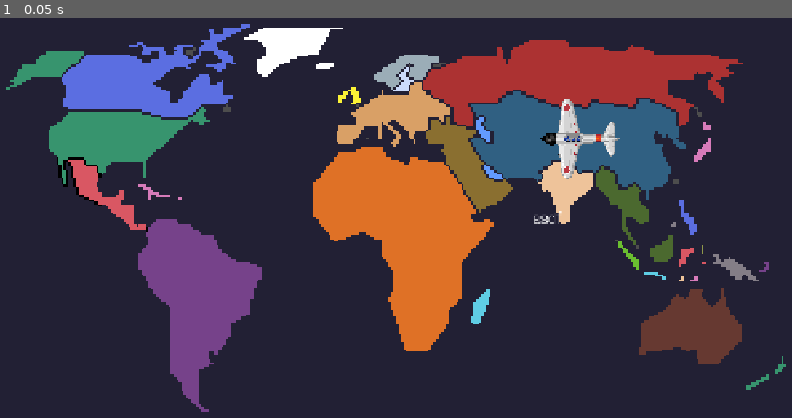
Above: before the commit, frame 1.
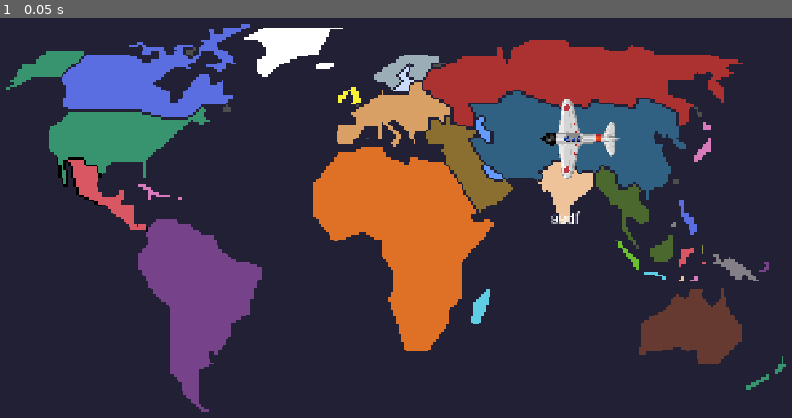
Above: after the commit, the same moment.

Repository: injust90/mnemosyne
Game: Godot game, scene res://scenes/main.tscn
The game is run twice, just before and just after one commit, with the same random seed, the same clock (stepped at 60 frames per second) and the same inputs.
Inputs:
- Up to frame 1 (0.05 s): no input

The runs differ from the first frame. In frame 1, less than 0.1% of the frame differs, in the area x 67-74%, y 48-52%.

Commit message:
Worked on the 2nd tutorial, but some code is still not working.

Diff:
--- a/scenes/Main.gd
+++ /dev/null
@@ -1,46 +0,0 @@
-extends Node2D
-
-@onready var enemy_container = $EnemyContainer
-
-# var to "lock in" to the desired enemy
-var active_enemy = null
-var current_letter_index: int = -1
-
-func find_new_active_enemy(typed_character: String):
-	# Go through and if enemy's prompt is equal, set to enemy found
-	for enemy in enemy_container.get_children():
-		var prompt = enemy.get_prompt()
-		var next_character = prompt.substr(0, 1).to_lower()
-		# var next_character = prompt.substr(0, 1)
-		# Is the character is the same one that was typed?
-		#if prompt.substr(0, 1).to_lower() == typed_character.to_lower():
-			#print("Found new enemy that starts with %s" % next_character)
-			#active_enemy = enemy
-		if next_character == typed_character.to_lower():
-			current_letter_index = 1
-			print("Found new enemy that starts with %s" % next_character)
-			active_enemy = enemy
-func _unhandled_input(event: InputEvent) -> void:
-	# only fires when we get input and the key is pressed to prevent held down keystrokes
-	if event is InputEventKey and not event.is_pressed():
-		# use this variable for better autocompletion
-		var typed_event = event as InputEventKey
-		# get the letter the user types
-		var key_typed: String = typed_event.as_text_keycode().to_lower()
-
-		# find an active enemy
-		if active_enemy == null:
-			find_new_active_enemy(key_typed)
-		else:
-			var prompt = active_enemy.get_prompt()
-			var next_character = prompt.substr(current_letter_index, 1)
-			if key_typed == next_character:
-				print("successfully typed %s" % key_typed)
-				current_letter_index += 1
-				# Resets our enemy
-				if current_letter_index == prompt.length():
-					print("DONE!")
-					active_enemy.queue_free()
-					active_enemy = null
-			else:
-				print("Incorrectly typed %s instead of %s" % [key_typed, next_character])
--- a/scenes/enemy.gd
+++ /dev/null
@@ -1,7 +0,0 @@
-extends Sprite2D
-
-@onready var prompt = $RichTextLabel
-# @onready var prompt_text = prompt.text
-
-func get_prompt() -> String:
-	return prompt.text
--- a/scenes/main.tscn
+++ b/scenes/main.tscn
@@ -1,10 +1,10 @@
 [gd_scene format=3 uid="uid://ddx2d6e22wiex"]
 
-[ext_resource type="Script" uid="uid://cld78750og8jp" path="res://scenes/Main.gd" id="1_jyhfs"]
+[ext_resource type="Script" uid="uid://cld78750og8jp" path="res://Scripts/Main.gd" id="1_jyhfs"]
 [ext_resource type="Texture2D" uid="uid://dfa8cdvaqnagj" path="res://art/world_map_bg.png" id="1_o5qli"]
 [ext_resource type="Texture2D" uid="uid://d325p0sgocm08" path="res://art/Zero_Spritesheet.png" id="2_0wfyh"]
 [ext_resource type="FontFile" uid="uid://csvq0vsim01d2" path="res://fonts/DotGothic16-Regular.ttf" id="4_tbgi4"]
-[ext_resource type="Script" uid="uid://0wcofa2lun4b" path="res://scenes/enemy.gd" id="4_tefeu"]
+[ext_resource type="Script" uid="uid://0wcofa2lun4b" path="res://Scripts/enemy.gd" id="4_tefeu"]
 
 [node name="Main" type="Node2D" unique_id=198978509]
 script = ExtResource("1_jyhfs")
@@ -35,7 +35,7 @@
 theme_override_fonts/normal_font = ExtResource("4_tbgi4")
 theme_override_font_sizes/normal_font_size = 24
 bbcode_enabled = true
-text = "asdf"
+text = "[center]asdf[/center]"
 fit_content = true
 scroll_active = false
 autowrap_mode = 1
Not shown, removed: scenes/Main.gd.uid
Binary file removed: scenes/Zero_Spritesheet.png
Not shown, removed: scenes/Zero_Spritesheet.png.import
Not shown, removed: scenes/enemy.gd.uid
